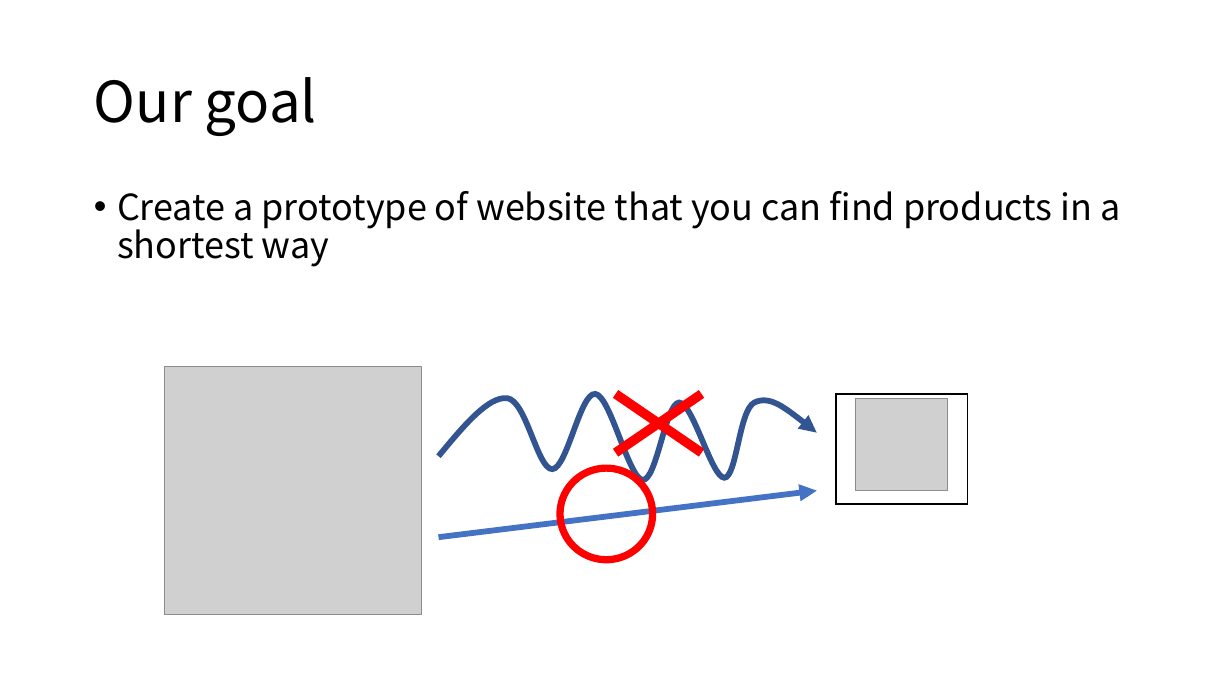
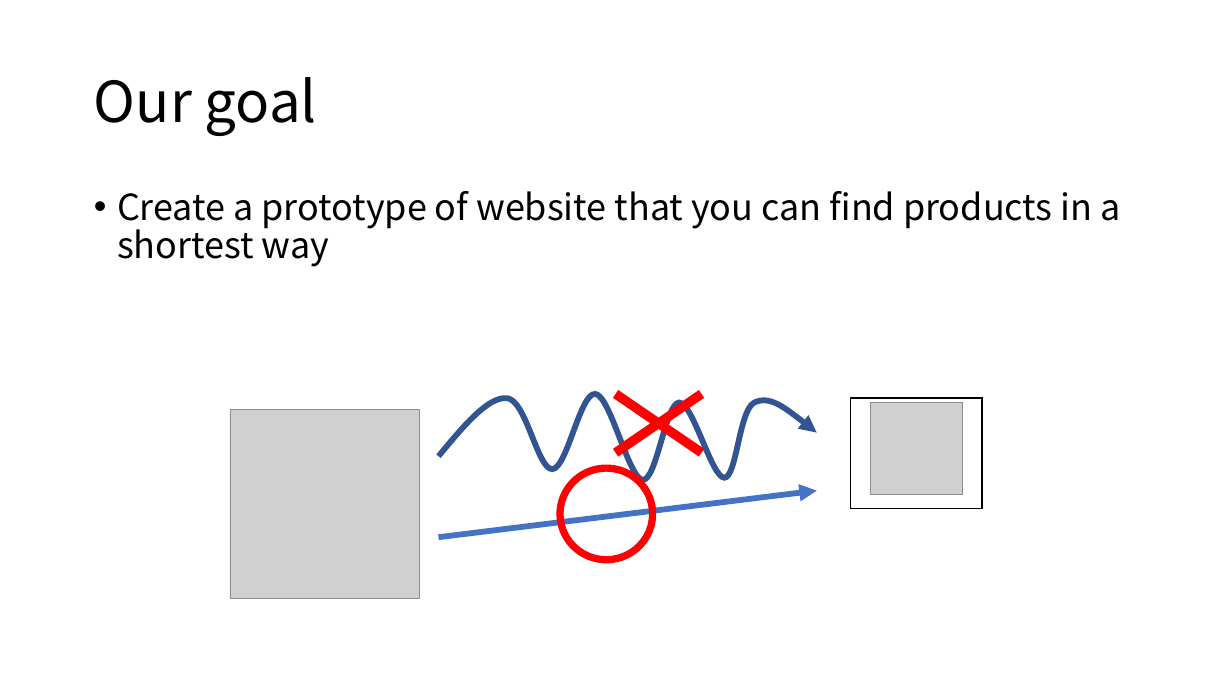
Before and after one commit to KNobuki/Rakuten_fashion, a slide deck: slide 2 of presentation/Presentation.pptx. Drawn at 1232x693 pixels with LibreOffice and Linux fonts; fonts in the diff are those of the drawing; grey boxes stand for pictures. Boxes give left, top, right and bottom in pixels: in the first picture for what was removed or moved away, otherwise in the second. Text is boxed around its words. In the diff, an @@ line names an element or a change of style, - is before the commit and + after.

```diff
--- a/presentation/Presentation.pptx
+++ b/presentation/Presentation.pptx
@@ picture: place and size @@
-picture at <box>165,367,421,615</box>
+picture at <box>230,409,420,599</box>
@@ rectangle: place and size @@
-rectangle at <box>836,394,968,504</box>
+rectangle at <box>851,398,982,508</box>
@@ picture: place and size @@
-picture at <box>856,398,948,491</box>
+picture at <box>871,403,963,495</box>
```
Also in this commit, not shown: 3 other slides changed.
